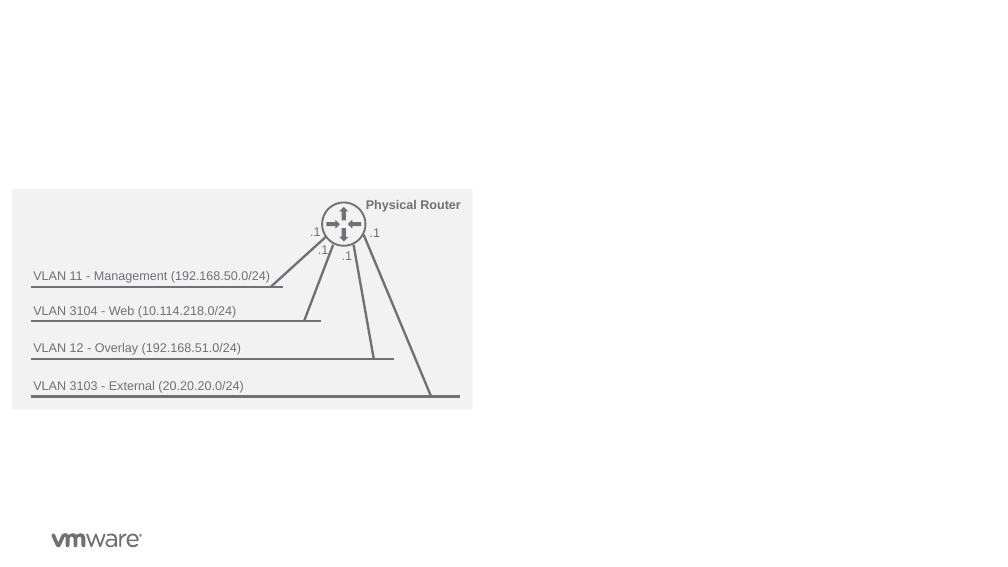
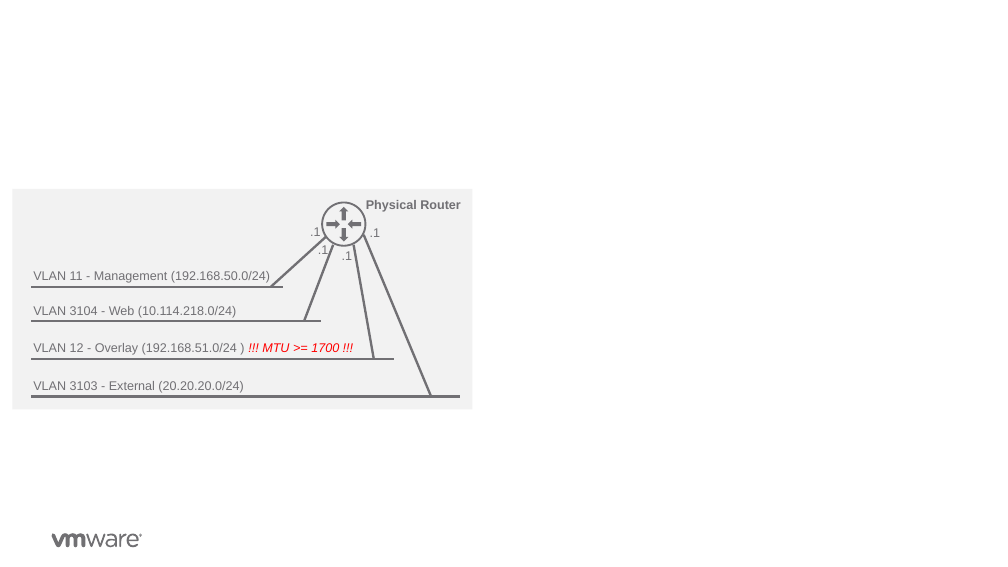
Before and after one commit to vmware-nsx/eval-docs, a slide deck: slide 2 of docs/assets/Graphics/Graphics-v0.1.pptx. Drawn at 1008x567 pixels with LibreOffice and Linux fonts; fonts in the diff are those of the drawing; background and template pictures are left out. Boxes give left, top, right and bottom in pixels: in the first picture for what was removed or moved away, otherwise in the second. Text is boxed around its words. In the diff, an @@ line names an element or a change of style, - is before the commit and + after.

```diff
--- a/docs/assets/Graphics/Graphics-v0.1.pptx
+++ b/docs/assets/Graphics/Graphics-v0.1.pptx
@@ text at (33, 343, 339, 355): text changed @@
-VLAN 12 - Overlay (192.168.51.0/24)
+VLAN 12 - Overlay (192.168.51.0/24 ) !!! MTU >= 1700 !!!
```
Also in this commit, not shown: 2 other slides changed, 4 other files.
